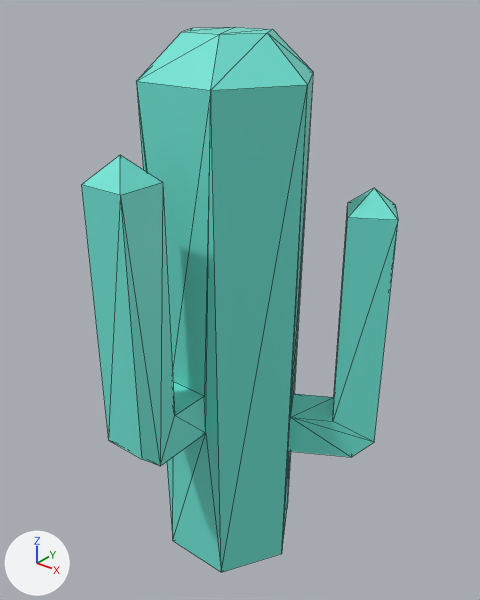
The glTF model assets/models/kit/nature_cactus_tall.glb: old version first, new version second.
The view is the same before and after, from a 50 mm camera at (0.524, -0.634, 0.755) aimed at (0.017, 0.0, 0.362). The axes (+X, +Y, +Z) are drawn at lower left. The lights are the same throughout. The picture after the commit comes second. Mesh edges are drawn as thin lines. Vertices at exactly the same position are counted once.

Names of what the first picture shows: 'nature_cactus_tall'.
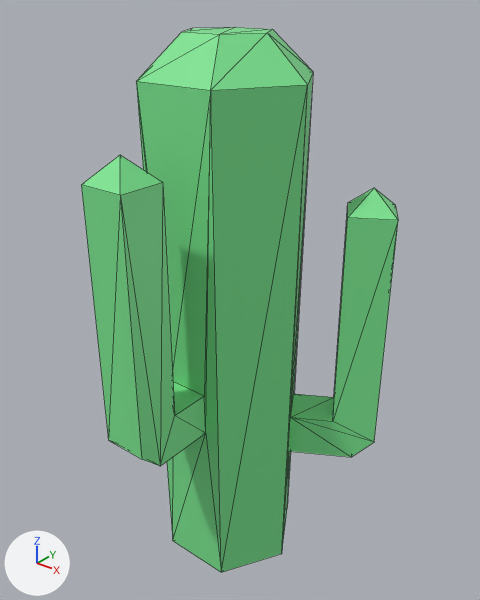
Edits to the bpy script that builds the scene:
```text
Change me_mesh_cactus_tall:
    where me_mesh_cactus_tall.from_pydata(...)  # 63 vertices, 122 faces; spans x -0.199..0.197, y -0.207..0.132, z -0.05..0.7
    used by ob_nature_cactus_tall; location = (0.0, 0.0, 0.0)
    me_mesh_cactus_tall part 1: 122 faces centred in x -0.189..0.187, y -0.207..0.122, z -0.05..0.7 are repainted in the vertex colours; the middle colour goes from cyan #70e6d6 to green #7ce691
```

What differs and where, as boxes (x1, y1, x2, y2) in the pictures (480 x 600 px):
part 1 of me_mesh_cactus_tall, recoloured (cyan to green)
    both: (81, 27, 398, 572)
